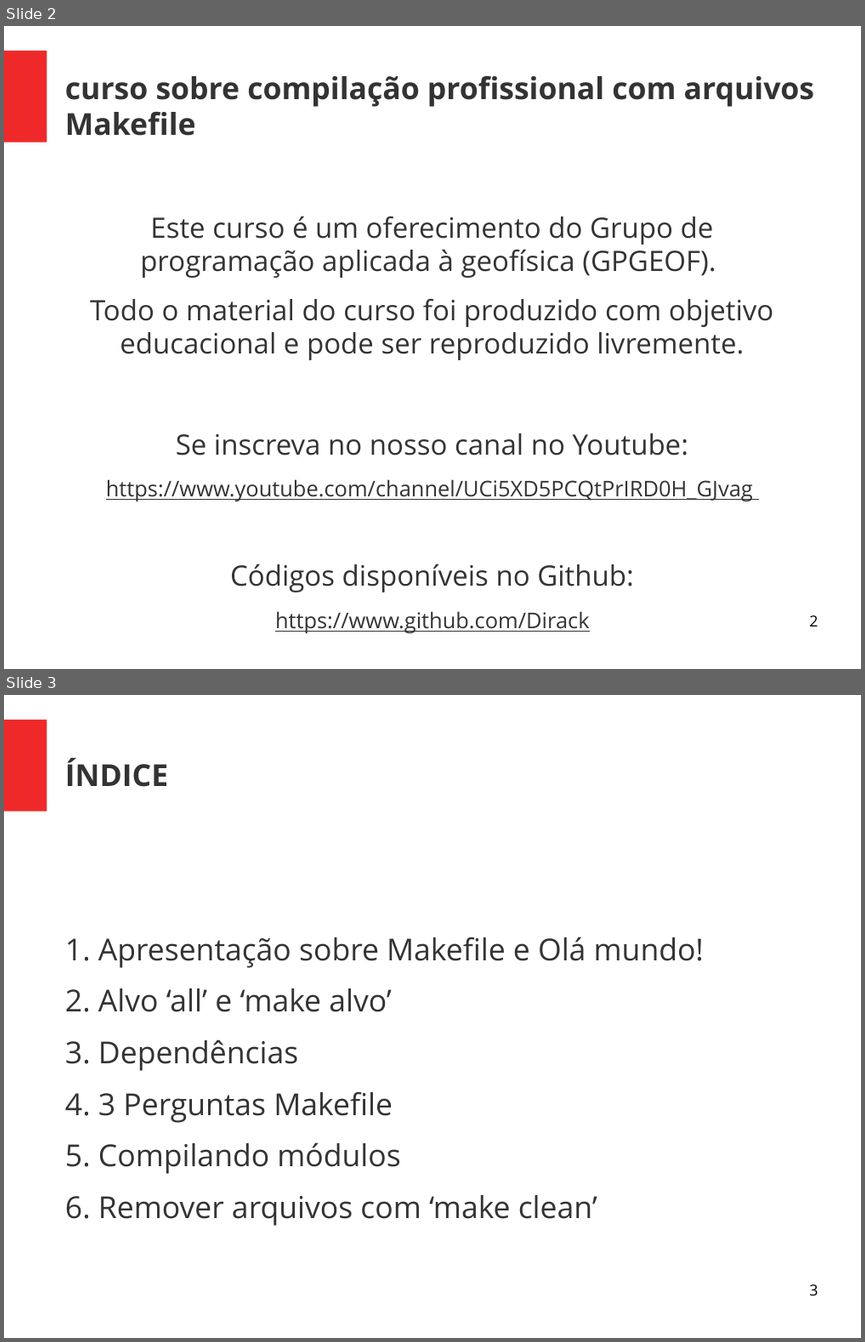
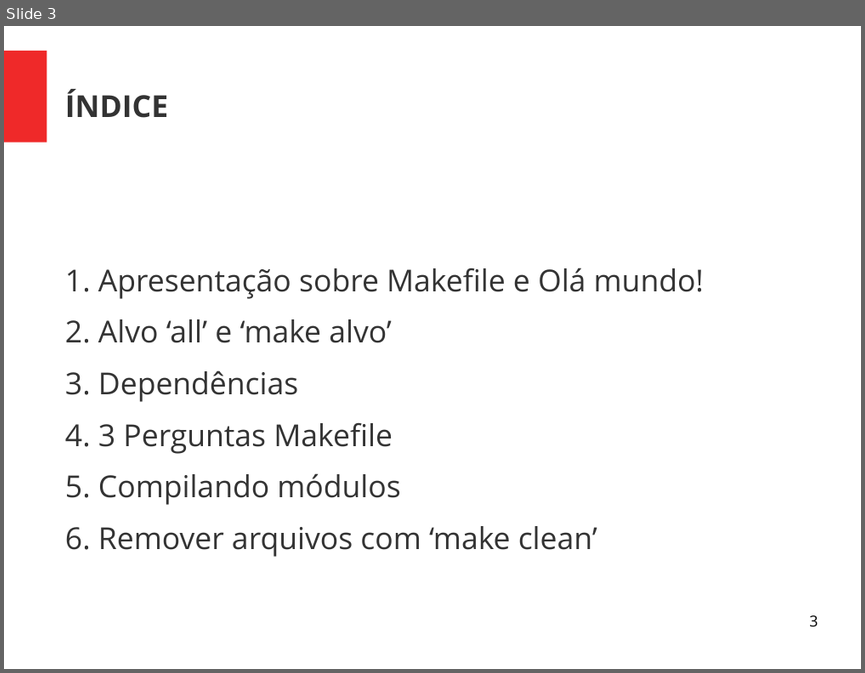
Before and after one commit to Rodolfo-Dirack/qualificacao-doutorado, a slide deck: slides/Apresentacao_qualificacao.odp. Shown one above the other, each under a label of ours: slides 2 and 3 before the commit, slide 3 after it. The pictures are 865x1342 and 865x673 pixels, drawn with LibreOffice and Linux fonts; fonts in the diff are those of the drawing. Boxes give left, top, right and bottom in pixels: in the first picture for what was removed or moved away, otherwise in the second. Text is boxed around its words. In the diff, an @@ line names an element or a change of style, - is before the commit and + after.

```diff
--- a/slides/Apresentacao_qualificacao.odp
+++ b/slides/Apresentacao_qualificacao.odp
@@ slide 2 removed at (4, 26, 861, 669), background #FFFFFF; not listed: 1 template element that a slide beside it also shows @@
@@ title removed at (65, 76, 814, 136) @@
-curso sobre compilação profissional com arquivos Makefile
@@ text removed at (90, 216, 773, 633) @@
-Este curso é um oferecimento do Grupo de programação aplicada à geofísica (GPGEOF).
-Todo o material do curso foi produzido com objetivo educacional e pode ser reproduzido livremente.
-Se inscreva no nosso canal no Youtube:
-https://www.youtube.com/channel/UCi5XD5PCQtPrIRD0H_GJvag
-Códigos disponíveis no Github:
-https://www.github.com/Dirack
-Prof.: Rodolfo André Cardoso Neves (Dirack)
@@ page number removed at (809, 615, 817, 626) @@
-2
```
Also in this commit, not shown: 1 slide changed, 3 slides added, 2 other slides removed.
